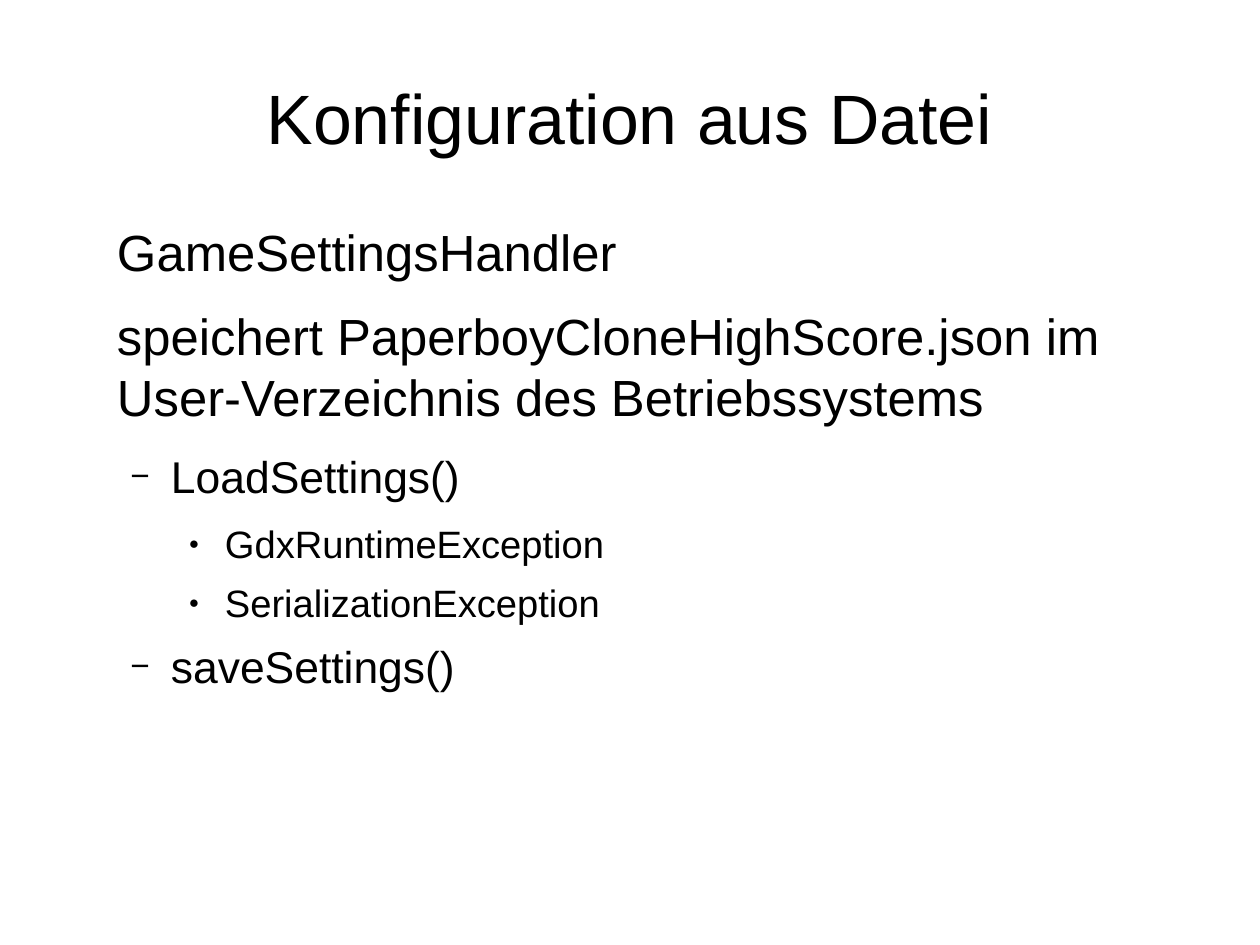
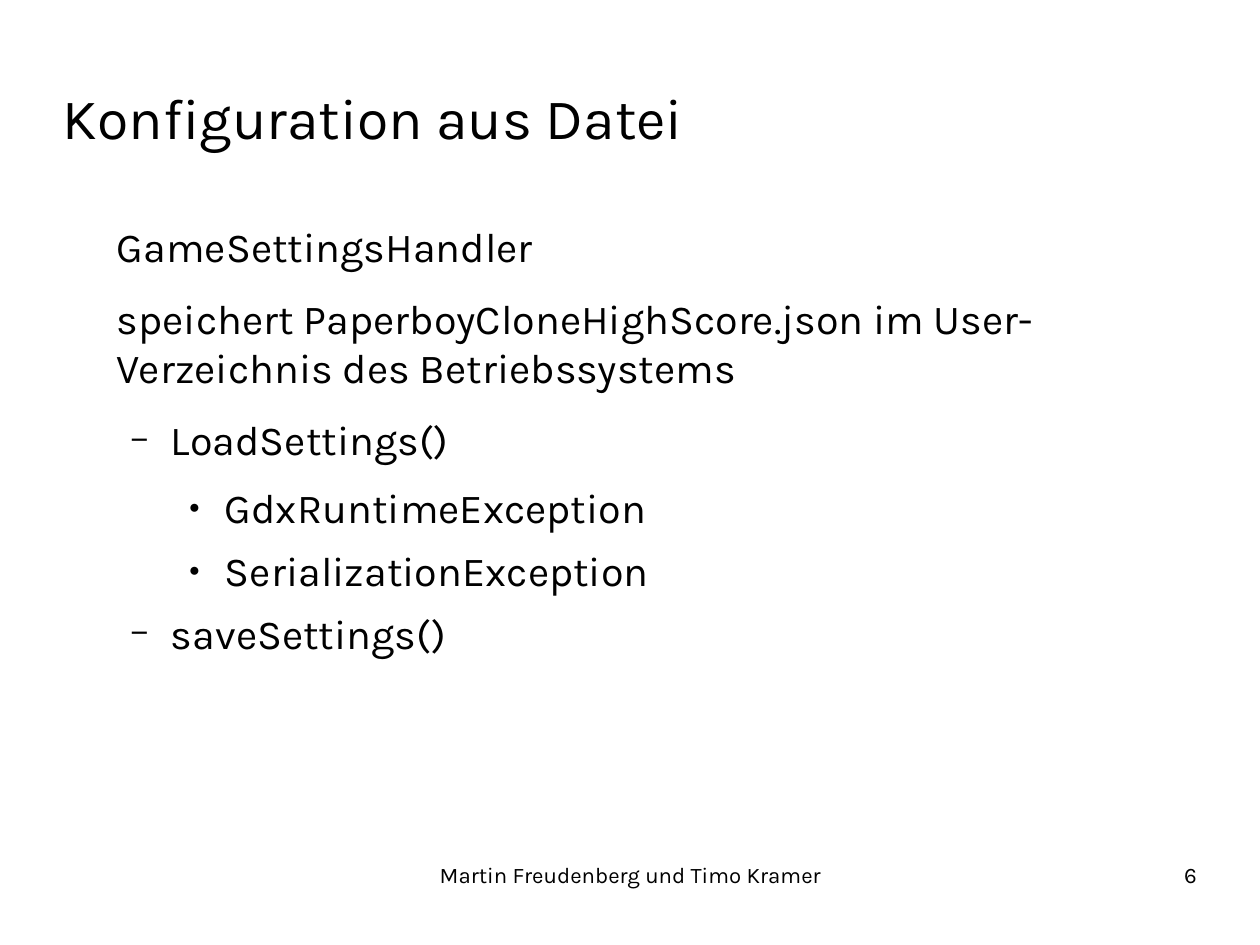
Before and after one commit to TimoKramer/PatFra, a slide deck: slide 6 of Dokumente/Praese.odp. Drawn at 1260x945 pixels with LibreOffice and Linux fonts; fonts in the diff are those of the drawing; background and template pictures are left out. Boxes give left, top, right and bottom in pixels: in the first picture for what was removed or moved away, otherwise in the second. Text is boxed around its words. In the diff, an @@ line names an element or a change of style, - is before the commit and + after.

```diff
--- a/Dokumente/Praese.odp
+++ b/Dokumente/Praese.odp
@@ title "Konfiguration aus Datei": place and size @@
-title "Konfiguration aus Datei" at bbox=[267, 93, 992, 157]
+title "Konfiguration aus Datei" at bbox=[63, 99, 683, 153]
@@ title "Konfiguration aus Datei" at bbox=[63, 99, 683, 153]: size 44 to 36 pt, font Arial to Karla; alignment centre to left @@
@@ text "GameSettingsHandler" at bbox=[117, 233, 1033, 659]: size 32 to 26 pt in "GameSettingsHandler", "speichert PaperboyCloneHighScore.json im User-Verzeichnis de ..."; font Arial to Karla; size 28 to 26 pt in "LoadSettings()", "saveSettings()"; size 24 to 26 pt in "GdxRuntimeException", "SerializationException" @@
@@ text added at bbox=[440, 867, 821, 889], 14 pt, text #000000 @@
+Martin Freudenberg und Timo Kramer
@@ page number added at bbox=[1184, 869, 1197, 884], 14 pt, text #000000 @@
+6
```
Also in this commit, not shown: 7 other slides changed.
